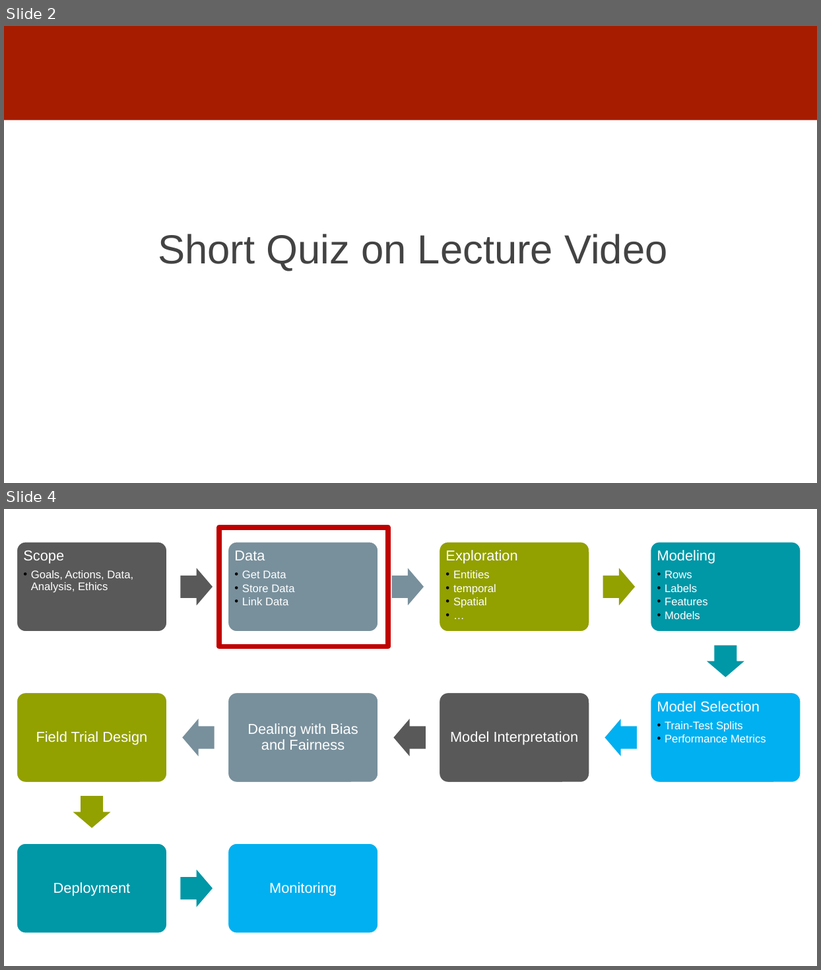
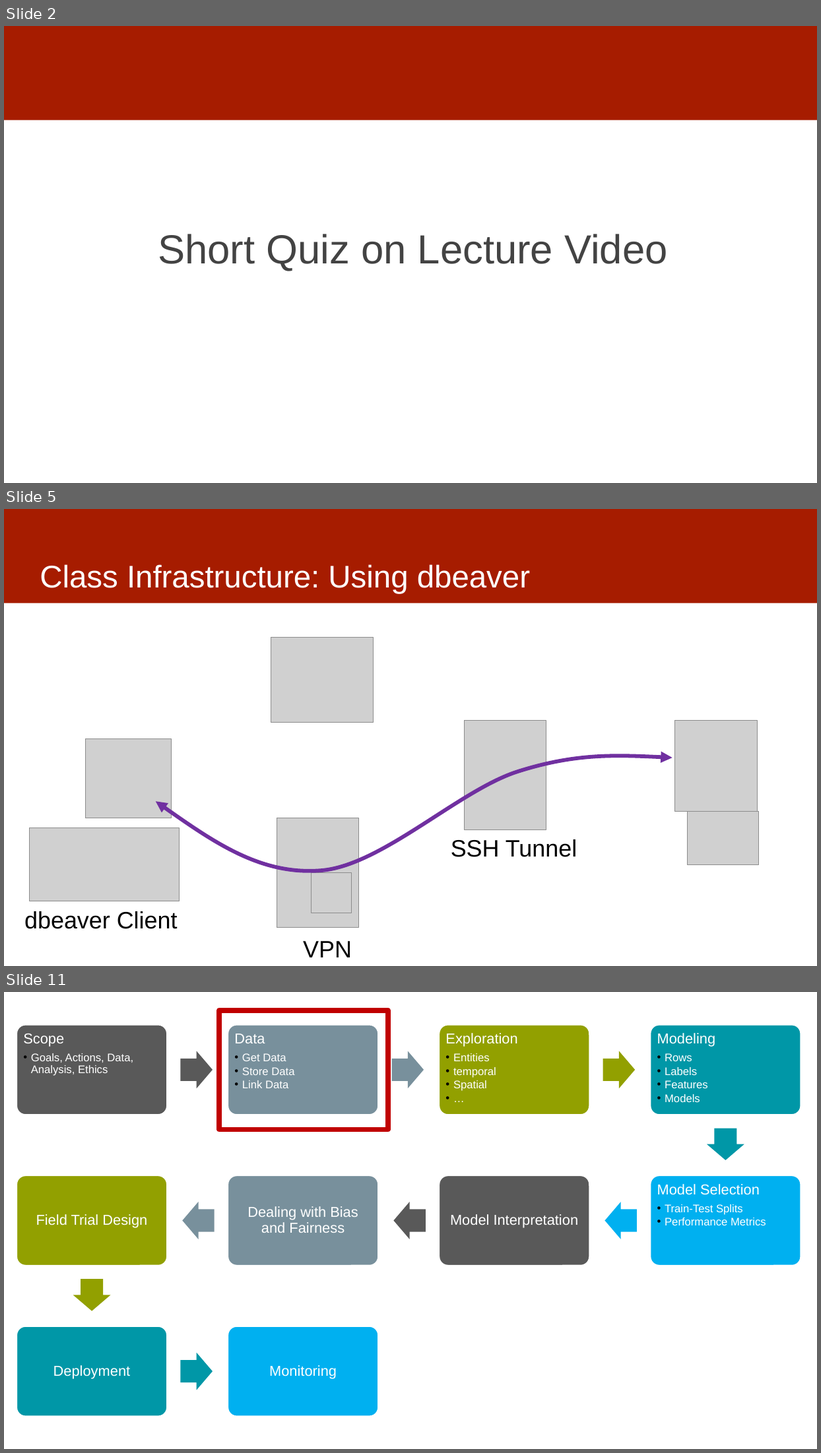
Before and after one commit to dssg/mlforpublicpolicylab, a slide deck: 02 - Case Studies and Acquiring Data/data -- discussion.pptx. Shown one above the other, each under a label of ours: slides 2 and 4 before the commit, slides 2, 5 and 11 after it; the slides between them are not shown. The pictures are 821x970 and 821x1453 pixels, drawn with LibreOffice and Linux fonts; fonts in the diff are those of the drawing; grey boxes stand for pictures. Boxes give left, top, right and bottom in pixels: in the first picture for what was removed or moved away, otherwise in the second. Text is boxed around its words. In the diff, an @@ line names an element or a change of style, - is before the commit and + after.

```diff
--- a/02 - Case Studies and Acquiring Data/data -- discussion.pptx
+++ b/02 - Case Studies and Acquiring Data/data -- discussion.pptx
@@ slide 5 added at <box>4,509,817,966</box>, background #FFFFFF; not listed: 1 template element that a slide beside it also shows @@
@@ title added at <box>40,564,530,594</box>, 37 pt, text #FFFFFF @@
+Class Infrastructure: Using dbeaver
@@ picture added at <box>271,638,374,722</box> @@
@@ picture added at <box>465,721,547,830</box> @@
@@ picture added at <box>675,721,757,811</box> @@
@@ picture added at <box>85,739,171,819</box> @@
@@ freeform shape added at <box>156,756,673,871</box>, outline #7030A0 4.5 pt @@
@@ picture added at <box>277,819,358,928</box> @@
@@ picture added at <box>687,811,758,865</box> @@
@@ picture added at <box>29,828,179,901</box> @@
@@ text added at <box>451,840,577,857</box>, 28 pt, text #000000 @@
+SSH Tunnel
@@ picture added at <box>311,873,351,914</box> @@
@@ text added at <box>24,912,178,929</box>, 28 pt, text #000000 @@
+dbeaver Client
@@ text added at <box>303,941,352,958</box>, 28 pt, text #000000 @@
+VPN
@@ what was slide 4 is now slide 11 @@
```
Also in this commit, not shown: 2 slides changed, 6 other slides added.
